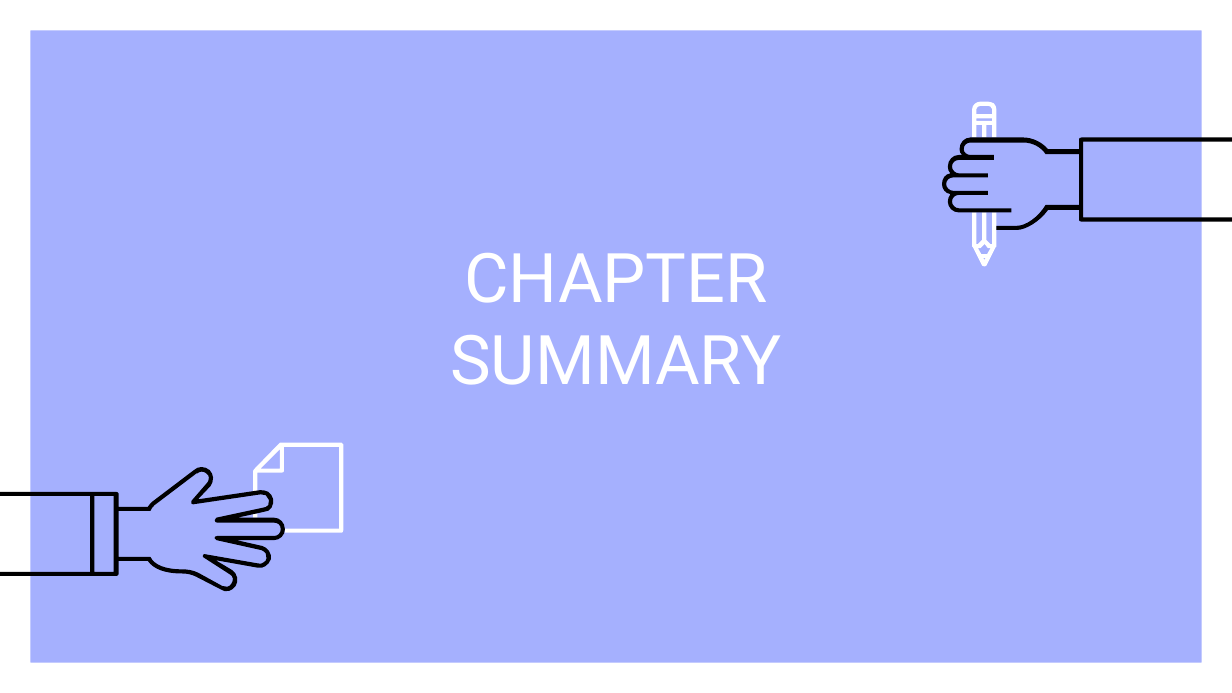
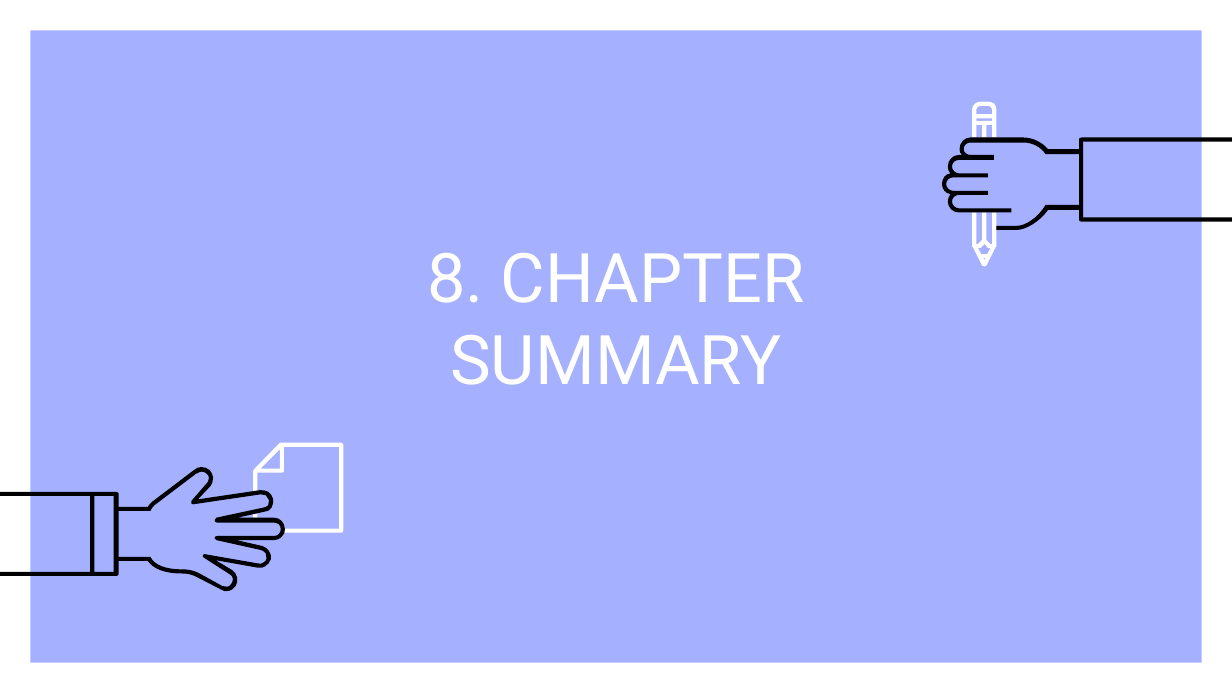
Before and after one commit to VoLeKhanhDuy/XDPM_HDT, a slide deck: slide 46 of chuong 4.pptx. Drawn at 1232x693 pixels with LibreOffice and Linux fonts; fonts in the diff are those of the drawing. Boxes give left, top, right and bottom in pixels: in the first picture for what was removed or moved away, otherwise in the second. Text is boxed around its words. In the diff, an @@ line names an element or a change of style, - is before the commit and + after.

```diff
--- a/chuong 4.pptx
+++ b/chuong 4.pptx
@@ title at [428, 253, 804, 385]: text changed @@
-CHAPTER SUMMARY
+8. CHAPTER SUMMARY
```
Also in this commit, not shown: 22 other slides changed, 3 other files.
